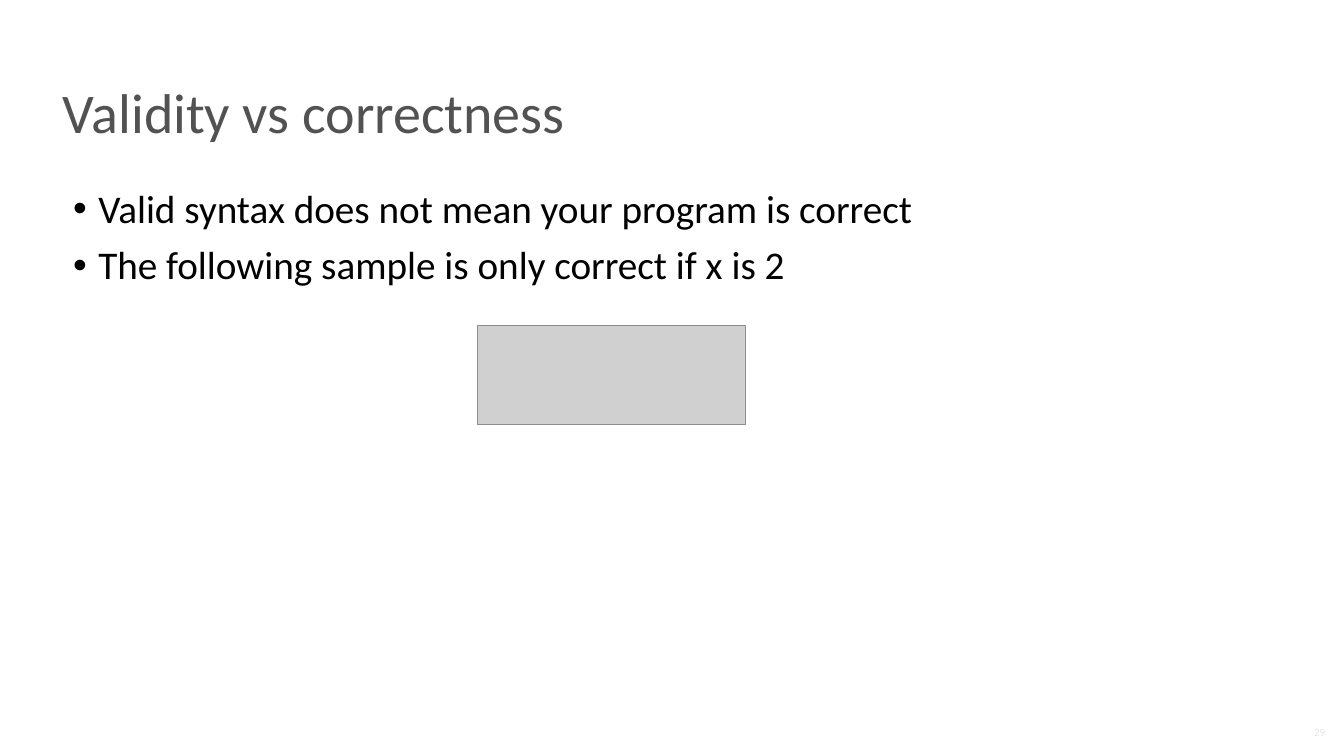
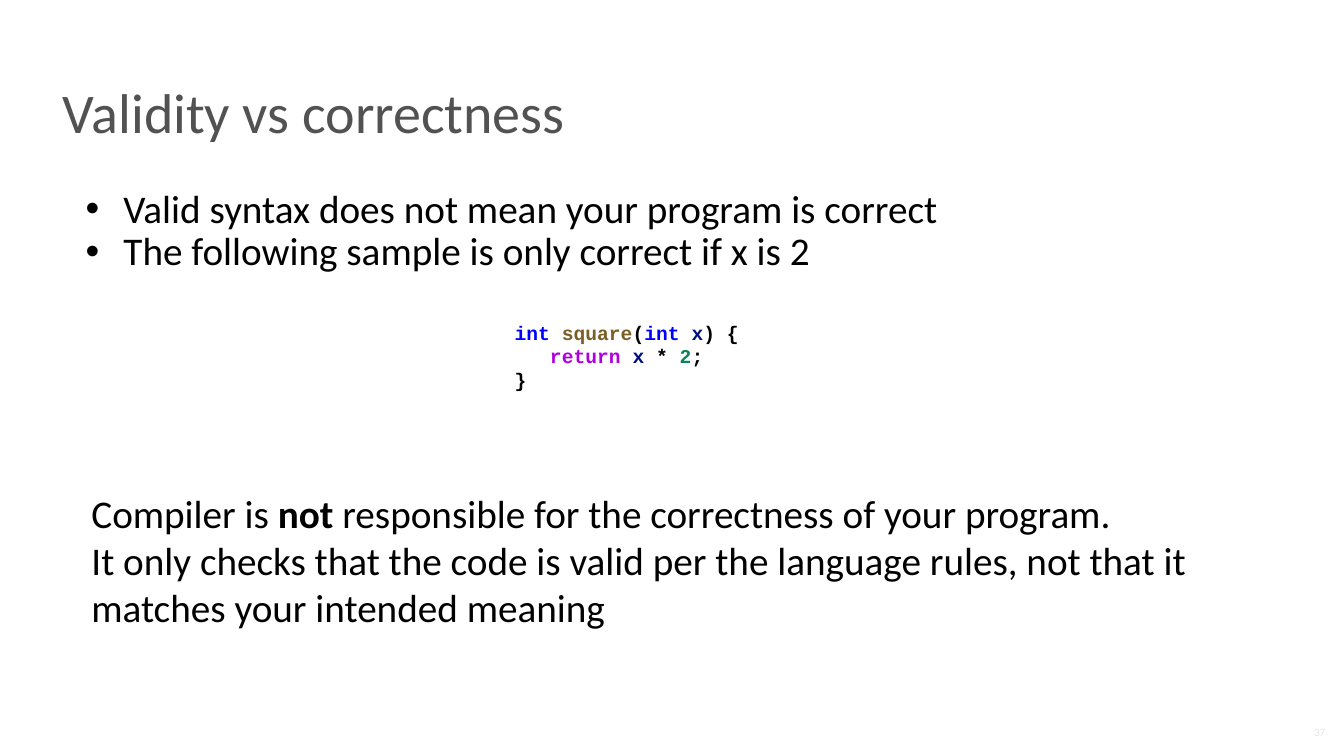
Before and after one commit to NN-complr-tech/Complr-course-lectures, a slide deck: slide 37 of 02-Frontend.pptx (slide 29 before the commit). Drawn at 1344x756 pixels with LibreOffice and Linux fonts; fonts in the diff are those of the drawing; grey boxes stand for pictures. Boxes give left, top, right and bottom in pixels: in the first picture for what was removed or moved away, otherwise in the second. Text is boxed around its words. In the diff, an @@ line names an element or a change of style, - is before the commit and + after.

```diff
--- a/02-Frontend.pptx
+++ b/02-Frontend.pptx
@@ text "Valid syntax does not mean ..." at <box>123,195,937,272</box>: indent changed; less space between paragraphs @@
@@ picture removed at <box>478,326,746,425</box> @@
@@ text added at <box>515,326,716,367</box>, 14 pt, text #0000FF, bold @@
+int square(int x) {
+return x * 2;
+}
@@ text added at <box>91,500,1186,629</box>, 28 pt, text #000000 @@
+Compiler is not responsible for the correctness of your program.
+It only checks that the code is valid per the language rules, not that it matches your intended meaning
```
Also in this commit, not shown: 19 other slides changed, 9 slides added.
